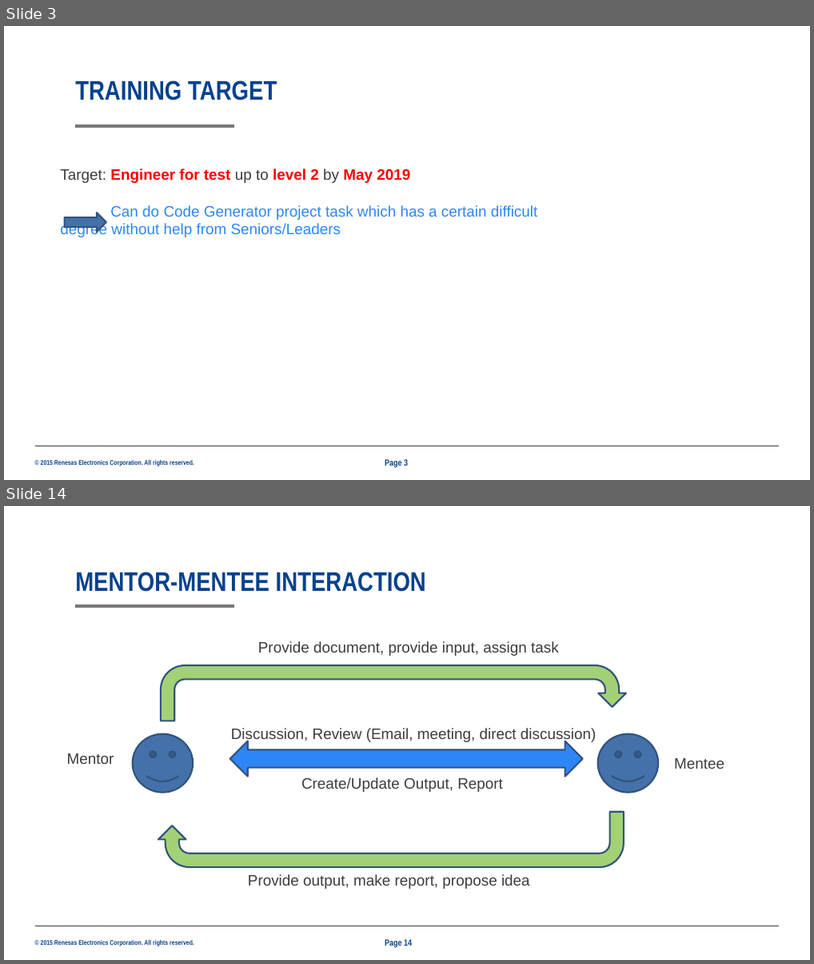
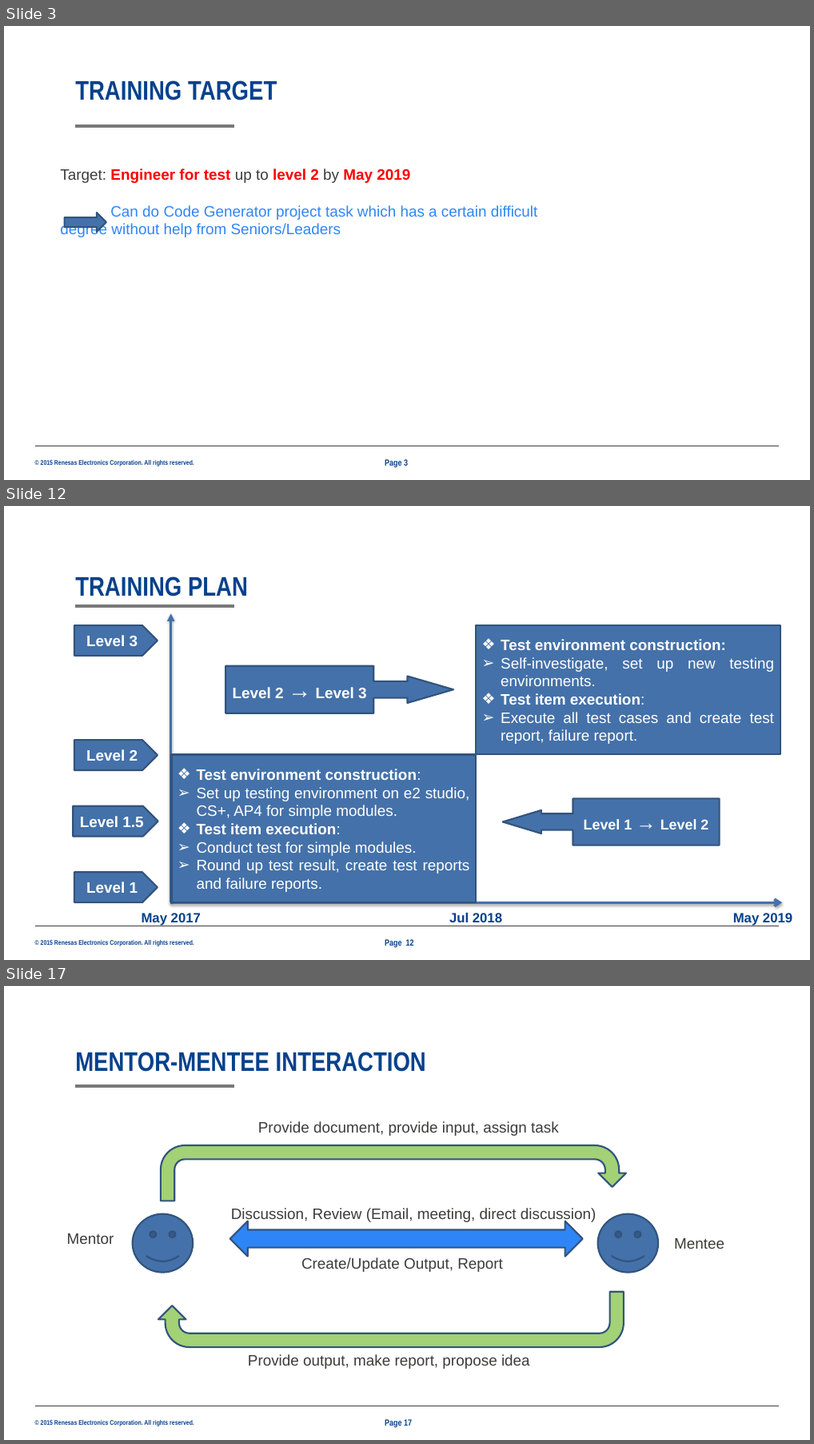
Before and after one commit to boheomap/afsdfsddsf, a slide deck: 25G_TrainingPlan_ThanhPham_2001_new_Jun28.pptx. Shown one above the other, each under a label of ours: slides 3 and 14 before the commit, slides 3, 12 and 17 after it; the slides between them are not shown. The pictures are 814x964 and 814x1444 pixels, drawn with LibreOffice and Linux fonts; fonts in the diff are those of the drawing; background and template pictures are left out. Boxes give left, top, right and bottom in pixels: in the first picture for what was removed or moved away, otherwise in the second. Text is boxed around its words. In the diff, an @@ line names an element or a change of style, - is before the commit and + after.

```diff
--- a/25G_TrainingPlan_ThanhPham_2001_new_Jun28.pptx
+++ b/25G_TrainingPlan_ThanhPham_2001_new_Jun28.pptx
@@ slide 12 added at (x1=4, y1=506, x2=810, y2=960), background #FFFFFF; not listed: 3 template elements that a slide beside it also shows @@
@@ title added at (x1=75, y1=576, x2=248, y2=596), 32 pt, text #06418C, bold @@
+TRAINING PLAN
@@ pentagon arrow added at (x1=74, y1=625, x2=158, y2=656), fill #4471A9, outline #32547D 2 pt, 18 pt, text #FFFFFF, bold @@
+Level 3
@@ arrow added from (171, 902) to (171, 614), #4471A9 3 pt @@
@@ rectangle added at (x1=477, y1=625, x2=781, y2=754), fill #4471A9, outline #32547D 2 pt, 18 pt, text #FFFFFF @@
+❖ Test environment construction:
+➢ Self-investigate, set up new testing environments.
+❖ Test item execution:
+➢ Execute all test cases and create test report, failure report.
@@ right arrow callout added at (x1=226, y1=666, x2=454, y2=713), fill #4471A9, outline #32547D 2 pt, 18 pt, text #FFFFFF, bold @@
+Level 2 → Level 3
@@ pentagon arrow added at (x1=74, y1=740, x2=158, y2=770), fill #4471A9, outline #32547D 2 pt, 18 pt, text #FFFFFF, bold @@
+Level 2
@@ rectangle added at (x1=171, y1=755, x2=476, y2=902), fill #4471A9, outline #32547D 2 pt, 18 pt, text #FFFFFF @@
+❖ Test environment construction:
+➢ Set up testing environment on e2 studio, CS+, AP4 for simple modules.
+❖ Test item execution:
+➢ Conduct test for simple modules.
+➢ Round up test result, create test reports and failure reports.
@@ pentagon arrow added at (x1=73, y1=806, x2=158, y2=836), fill #4471A9, outline #32547D 2 pt, 18 pt, text #FFFFFF, bold @@
+Level 1.5
@@ left arrow callout added at (x1=503, y1=798, x2=720, y2=844), fill #4471A9, outline #32547D 2 pt, 17 pt, text #FFFFFF, bold @@
+Level 1 → Level 2
@@ pentagon arrow added at (x1=74, y1=872, x2=158, y2=902), fill #4471A9, outline #32547D 2 pt, 18 pt, text #FFFFFF, bold @@
+Level 1
@@ text added at (x1=142, y1=912, x2=201, y2=925), 16 pt, text #06418C, bold @@
+May 2017
@@ arrow added from (170, 902) to (782, 902), #4471A9 3 pt @@
@@ text added at (x1=450, y1=912, x2=502, y2=922), 16 pt, text #06418C, bold @@
+Jul 2018
@@ text added at (x1=734, y1=912, x2=793, y2=926), 16 pt, text #06418C, bold @@
+May 2019
@@ page number added at (x1=385, y1=939, x2=414, y2=947), 10.5 pt, text #06418C, bold @@
+Page 12
@@ what was slide 14 is now slide 17 @@
@@ page number at (x1=385, y1=1419, x2=412, y2=1427): text changed @@
-Page 14
+Page 17
```
Also in this commit, not shown: 9 slides changed, 5 other slides added, 3 slides removed.
